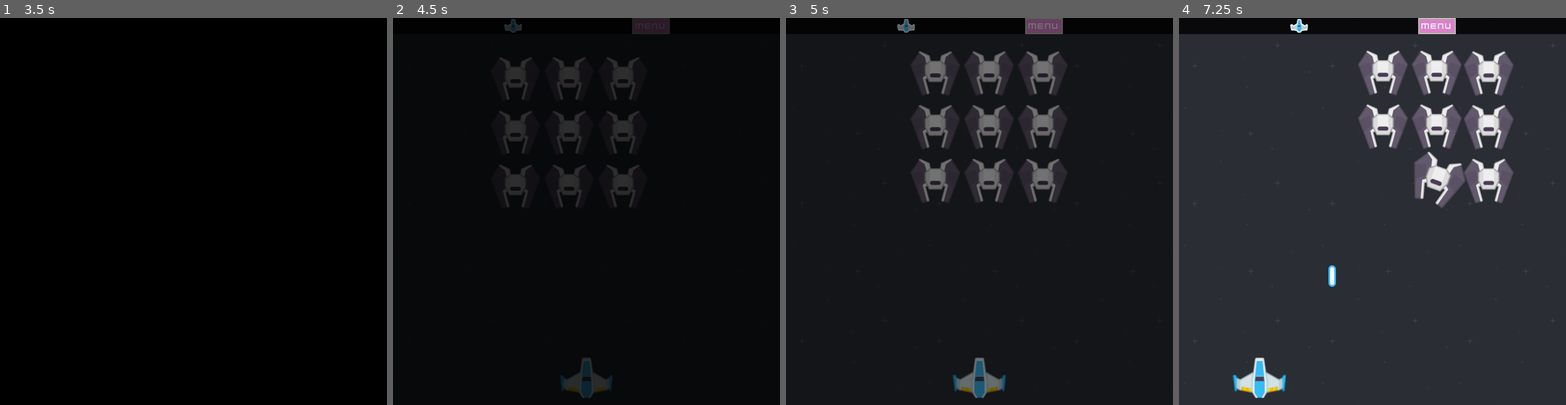
Above: before the commit, frames 1-4 (left to right).
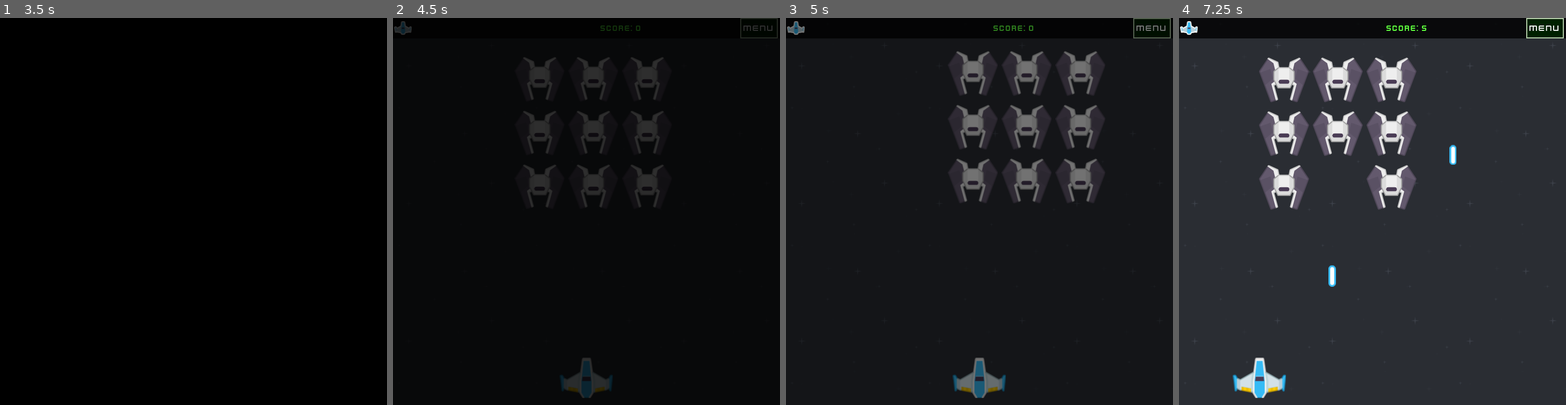
Above: after the commit, the same moments.

Repository: MatiasVME/Spaceship3000
Game: Godot game, scene res://UI/MainScreens/Splash/Splash.tscn
The game is run twice, just before and just after one commit, with the same random seed, the same clock (stepped at 60 frames per second) and the same inputs.
Inputs:
- Up to frame 1 (3.5 s): tap Enter (ui_accept) at 0.5, 0.77, 1.52, 2 s; hold Right (ui_right) 0.53-1.28 s; hold Left (ui_left) 1.28-2.03 s; hold Right (ui_right) 2.03-2.75 s; click "Play" at 2.75 s
- Up to frame 2 (4.5 s): click "Play" at 3.5 s; click "menu" at 4.25 s
- Up to frame 3 (5 s): no input
- Up to frame 4 (7.25 s): hold Right (ui_right) 5.03-5.78 s; tap Enter (ui_accept) at 5.27, 6.02, 6.77 s; hold Left (ui_left) from 5.78 s (still down)

Frame 1 is identical in both runs. In frame 2, 5.9% of the frame differs, in the area x 0-100%, y 0-49%; in frame 3, 10%; in frame 4, 16%, in the area x 0-100%, y 0-50%.

Commit message:
Regulando jugabilidad

Diff:
--- a/Autoloads/Main.gd
+++ b/Autoloads/Main.gd
@@ -1,14 +1,25 @@
 extends Node
+
 
 const MAX_LIVES = 5
 const MIN_LIVES = 0
+
 
 enum BulletOwner {
 	ENEMY,
 	PLAYER
 }
 
+
 var current_level := 1
+var score := 0:
+	set(value):
+		score = value
+		Signals.enemy_dead.emit(value)
+	get:
+		return score
+var level := 1
+
 
 var lives := 1:
 	set(value):
--- a/Autoloads/Signals.gd
+++ b/Autoloads/Signals.gd
@@ -5,6 +5,6 @@
 signal dead()
 signal gain_live()
 
+signal enemy_dead(score)
+
 signal game_over()
-
-signal enemy_dead(enemy_amount)
--- a/Game/Enemies/Enemy.gd
+++ b/Game/Enemies/Enemy.gd
@@ -19,7 +19,8 @@
 @export
 var movement_type : MovementType
 
-var speed := 100
+
+var speed := 150
 
 var dir := Vector2.ZERO
 var mov := Vector2.ZERO
@@ -74,10 +75,15 @@
 		inst_bullet.global_position = $BulletSpawn.global_position
 		inst_bullet.bullet_owner = Main.BulletOwner.ENEMY
 
-		rand_number = randi_range(5, 15)
+		rand_number = randf_range(
+			clamp(5 - Main.level * 1.05, 0.5, 6.0),
+			clamp(20 - Main.level * 1.1, 2, 20)
+		)
 
 		time_fire = 0
 		fire = false
+
+		print(rand_number)
 
 
 func movement_right(delta):
@@ -105,8 +111,7 @@
 
 
 func dead():
-	Signals.enemy_dead.emit(get_tree().get_nodes_in_group("Enemy").size())
-
+	$Collision.set_deferred("disabled", true)
 	$Anim.play("destroy")
 
 
@@ -115,4 +120,5 @@
 		if (randi() % GET_LIVES_PROB + 1) == 1:
 			Main.lives += 1
 
+		Main.score += 5
 		queue_free()
--- a/Game/HUD/HUD.gd
+++ b/Game/HUD/HUD.gd
@@ -13,6 +13,7 @@
 func _ready():
 	Signals.gain_live.connect(_on_gain_live)
 	Signals.dead.connect(_on_dead)
+	Signals.enemy_dead.connect(_on_enemy_dead)
 
 	lives_increase()
 
@@ -59,3 +60,7 @@
 
 func _on_dead():
 	lives -= 1
+
+
+func _on_enemy_dead(score):
+	%Score.text = str("SCORE: ", Main.score)
--- a/Game/HUD/HUD.tscn
+++ b/Game/HUD/HUD.tscn
@@ -1,10 +1,15 @@
-[gd_scene load_steps=6 format=3 uid="uid://7d76tlg2ifhc"]
+[gd_scene load_steps=8 format=3 uid="uid://7d76tlg2ifhc"]
 
 [ext_resource type="Script" path="res://Game/HUD/HUD.gd" id="1_h86bn"]
 [ext_resource type="FontFile" uid="uid://d4lwwgbtr4u4d" path="res://UI/Fonts/kenvector_future.ttf" id="2_sgao2"]
+[ext_resource type="FontFile" uid="uid://cdl60ysr0ohag" path="res://UI/Fonts/kenvector_future_thin.ttf" id="2_yyky3"]
 
-[sub_resource type="StyleBoxFlat" id="StyleBoxFlat_5h4w5"]
-bg_color = Color(0.792157, 0.470588, 0.737255, 1)
+[sub_resource type="LabelSettings" id="LabelSettings_m0wq4"]
+font = ExtResource("2_yyky3")
+font_color = Color(0.368627, 1, 0.239216, 1)
+
+[sub_resource type="StyleBoxFlat" id="StyleBoxFlat_kigb7"]
+bg_color = Color(0, 0.0588235, 0, 1)
 border_width_left = 2
 border_width_top = 2
 border_width_right = 2
@@ -13,8 +18,8 @@
 expand_margin_left = 4.0
 expand_margin_right = 4.0
 
-[sub_resource type="StyleBoxFlat" id="StyleBoxFlat_chbwh"]
-bg_color = Color(0.858824, 0.505882, 0.8, 1)
+[sub_resource type="StyleBoxFlat" id="StyleBoxFlat_hh4wg"]
+bg_color = Color(0, 0.12549, 0, 1)
 border_width_left = 2
 border_width_top = 2
 border_width_right = 2
@@ -23,8 +28,8 @@
 expand_margin_left = 4.0
 expand_margin_right = 4.0
 
-[sub_resource type="StyleBoxFlat" id="StyleBoxFlat_8wah6"]
-bg_color = Color(0.792157, 0.470588, 0.490196, 1)
+[sub_resource type="StyleBoxFlat" id="StyleBoxFlat_til5f"]
+bg_color = Color(0, 0.27451, 0, 1)
 border_width_left = 2
 border_width_top = 2
 border_width_right = 2
@@ -53,11 +58,11 @@
 metadata/_edit_lock_ = true
 
 [node name="HeaderBG" type="ColorRect" parent="VBox"]
-custom_minimum_size = Vector2(0, 30)
+custom_minimum_size = Vector2(0, 38)
 layout_mode = 2
 color = Color(0, 0, 0, 0.784314)
 
-[node name="Center" type="CenterContainer" parent="VBox/HeaderBG"]
+[node name="HBox" type="HBoxContainer" parent="VBox/HeaderBG"]
 layout_mode = 1
 anchors_preset = 15
 anchor_right = 1.0
@@ -65,22 +70,38 @@
 grow_horizontal = 2
 grow_vertical = 2
 
-[node name="HBox" type="HBoxContainer" parent="VBox/HeaderBG/Center"]
-layout_mode = 2
-theme_override_constants/separation = 40
-
-[node name="Lives" type="HBoxContainer" parent="VBox/HeaderBG/Center/HBox"]
+[node name="Lives" type="HBoxContainer" parent="VBox/HeaderBG/HBox"]
 unique_name_in_owner = true
 custom_minimum_size = Vector2(200, 30)
 layout_mode = 2
 
-[node name="Menu" type="Button" parent="VBox/HeaderBG/Center/HBox"]
+[node name="Space1" type="Control" parent="VBox/HeaderBG/HBox"]
+layout_mode = 2
+size_flags_horizontal = 3
+
+[node name="Score" type="Label" parent="VBox/HeaderBG/HBox"]
+unique_name_in_owner = true
+layout_mode = 2
+text = "SCORE: 0"
+label_settings = SubResource("LabelSettings_m0wq4")
+horizontal_alignment = 1
+vertical_alignment = 1
+
+[node name="Space2" type="Control" parent="VBox/HeaderBG/HBox"]
+layout_mode = 2
+size_flags_horizontal = 3
+
+[node name="Menu" type="Button" parent="VBox/HeaderBG/HBox"]
 layout_mode = 2
 focus_mode = 0
 theme_override_colors/font_color = Color(0, 0.513726, 0.937255, 1)
 theme_override_fonts/font = ExtResource("2_sgao2")
 theme_override_font_sizes/font_size = 16
-theme_override_styles/normal = SubResource("StyleBoxFlat_5h4w5")
-theme_override_styles/hover = SubResource("StyleBoxFlat_chbwh")
-theme_override_styles/pressed = SubResource("StyleBoxFlat_8wah6")
+theme_override_styles/normal = SubResource("StyleBoxFlat_kigb7")
+theme_override_styles/hover = SubResource("StyleBoxFlat_hh4wg")
+theme_override_styles/pressed = SubResource("StyleBoxFlat_til5f")
 text = "menu"
+
+[node name="Space3" type="Control" parent="VBox/HeaderBG/HBox"]
+custom_minimum_size = Vector2(4, 0)
+layout_mode = 2
--- a/Game/Levels/Level.gd
+++ b/Game/Levels/Level.gd
@@ -1,4 +1,5 @@
 extends Node2D
+
 
 const REC_PLAYER = preload("res://Game/Players/Player.tscn")
 const REC_ENEMY = preload("res://Game/Enemies/Enemy.tscn")
@@ -13,7 +14,6 @@
 	Main.lives = 1
 
 	Signals.dead.connect(_on_dead)
-	Signals.enemy_dead.connect(_on_enemy_dead)
 
 
 func _input(event):
@@ -39,7 +39,7 @@
 
 		for j in 3:
 			var enemy = REC_ENEMY.instantiate()
-			add_child(enemy)
+			$Enemies.add_child(enemy)
 
 			enemy.global_position.x = x_increment
 			enemy.global_position.y = y_increment
@@ -54,7 +54,7 @@
 	spawn_player()
 
 
-func _on_enemy_dead(enemy_amount):
-	if enemy_amount == 1:
-		await get_tree().create_timer(2.0).timeout
+func _on_timer_timeout():
+	if $Enemies.get_child_count() == 0:
+		Main.level += 1
 		spawn_enemies()
--- a/Game/Levels/Level.tscn
+++ b/Game/Levels/Level.tscn
@@ -24,3 +24,8 @@
 offset_right = 512.0
 grow_horizontal = 1
 grow_vertical = 1
+
+[node name="Timer" type="Timer" parent="."]
+autostart = true
+
+[connection signal="timeout" from="Timer" to="." method="_on_timer_timeout"]
--- a/project.godot
+++ b/project.godot
@@ -42,4 +42,4 @@
 
 [rendering]
 
-renderer/rendering_method="mobile"
+renderer/rendering_method="gl_compatibility"
